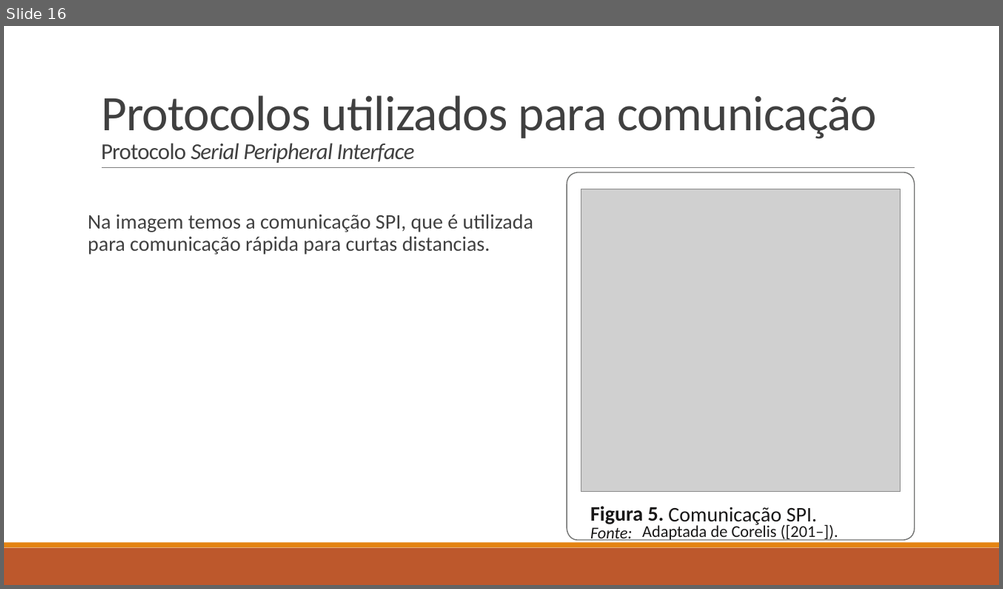
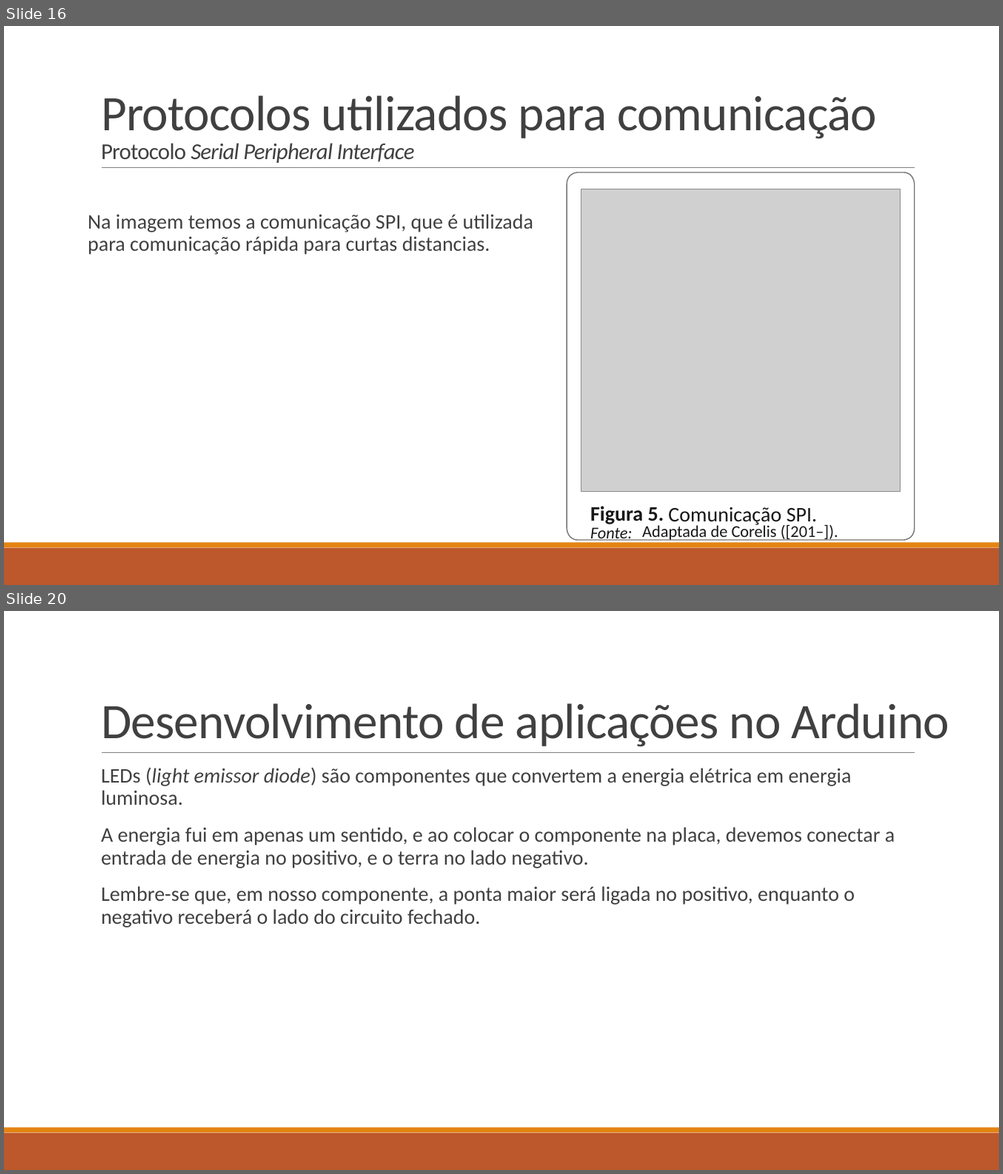
Before and after one commit to LucasHerculanoAmaro/Minhas-Aulas, a slide deck: Eugenio Mariz de Oliveira Netto/Programação de Aplicativos Mobile II/Aula 9/Introdução à Internet das Coisas na plataforma Arduíno.pptx. Shown one above the other, each under a label of ours: slide 16 before the commit, slides 16 and 20 after it; the slides between them are not shown. The pictures are 1003x589 and 1003x1174 pixels, drawn with LibreOffice and Linux fonts; fonts in the diff are those of the drawing; grey boxes stand for pictures. Boxes give left, top, right and bottom in pixels: in the first picture for what was removed or moved away, otherwise in the second. Text is boxed around its words. In the diff, an @@ line names an element or a change of style, - is before the commit and + after.

```diff
--- a/Eugenio Mariz de Oliveira Netto/Programação de Aplicativos Mobile II/Aula 9/Introdução à Internet das Coisas na plataforma Arduíno.pptx
+++ b/Eugenio Mariz de Oliveira Netto/Programação de Aplicativos Mobile II/Aula 9/Introdução à Internet das Coisas na plataforma Arduíno.pptx
@@ slide 20 added at bbox=[4, 611, 999, 1170], background #FFFFFF; not listed: 3 template elements that a slide beside it also shows @@
@@ title added at bbox=[101, 703, 949, 747], 48 pt, text #404040 @@
+Desenvolvimento de aplicações no Arduino
@@ text added at bbox=[101, 767, 894, 928], 20 pt, text #404040 @@
+  LEDs (light emissor diode) são componentes que convertem a energia elétrica em energia luminosa.
+  A energia fui em apenas um sentido, e ao colocar o componente na placa, devemos conectar a entrada de energia no positivo, e o terra no lado negativo.
+  Lembre-se que, em nosso componente, a ponta maior será ligada no positivo, enquanto o negativo receberá o lado do circuito fechado.
```
Also in this commit, not shown: 5 other slides added.
